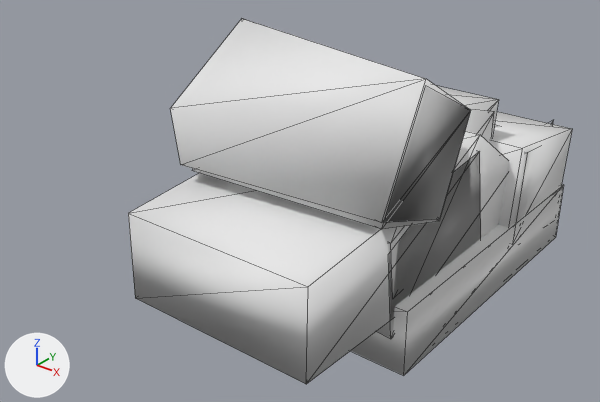
The OBJ model src/main/resources/assets/kn8/meshes/hakua/foot_right.obj, before and after one commit.
Camera for both pictures: a 50 mm camera at (0.287, -0.183, 0.206) aimed at (0.086, 0.068, 0.051). The axes (+X, +Y, +Z) are drawn at lower left. The lights are the same throughout. The first picture is the older version. Mesh edges are drawn as thin lines. Where no turn or scale is listed for an object, it has been applied to the vertices. Vertices at exactly the same position are counted once.

Names of what the first picture shows: 'foot_right'.
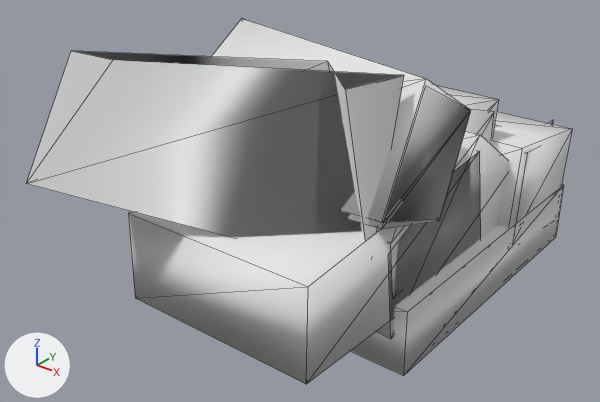
Boxes (x1, y1, x2, y2) around the edits, measured in the pictures (600 x 402 px):
'foot_right', reshaped (23% wider): before (128, 19, 572, 384); after (27, 19, 572, 384)
part 1 of me_foot_right, added: after (27, 51, 404, 239)

The change in detail:
me_foot_right is used by ob_foot_right; location (0.0, 0.0, 0.0).
Verts and faces of me_foot_right; kept vertices keep their numbers, new ones are numbered from 102.
me_foot_right had 102 vertices, 151 faces and spanned x 0.06..0.152, y -0.005..0.211, z 0.001..0.126.
me_foot_right now has 109 vertices, 158 faces and spans x 0.047..0.152, y -0.036..0.211, z 0.001..0.128.
Part 1, on me_foot_right:
New vertex 102 is at (0.146, 0.015, 0.127), pixel (345, 89).
New vertex 103 is at (0.146, 0.033, 0.053).
New vertex 104 is at (0.116, 0.046, 0.123), pixel (327, 61).
New vertex 105 is at (0.047, -0.036, 0.085), pixel (26, 183).
New vertex 106 is at (0.048, -0.012, 0.127), pixel (71, 50).
New vertex 107 is at (0.147, 0.047, 0.123), pixel (404, 75).
New vertex 108 is at (0.069, -0.011, 0.128), pixel (113, 59).
New faces: (102, 103, 104), (103, 105, 104), (104, 105, 106), (102, 107, 103), (103, 107, 105), (105, 107, 108).
New faces: (105, 108, 106).
